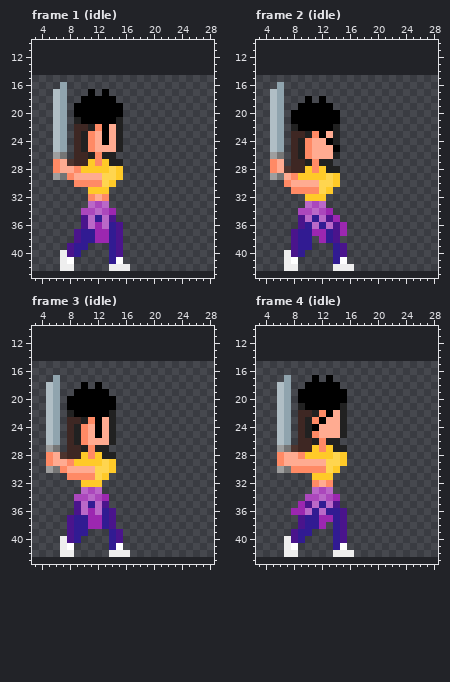
A pixel-art file gets an edit: assets/characters/sam.aseprite. Above, as it was before the edit.
26x28 pixels, 8 frames. Colours within 5 levels of each other are drawn and written as one. Shown: frame 1 (idle): x 3..28, y 10..43; frame 2 (idle): x 3..28, y 10..43; frame 3 (idle): x 3..28, y 10..43; frame 4 (idle): x 3..28, y 10..43. The old version is drawn lined up with the new one, on the new canvas. The commit also changed other frames, which this record leaves out.
The result:
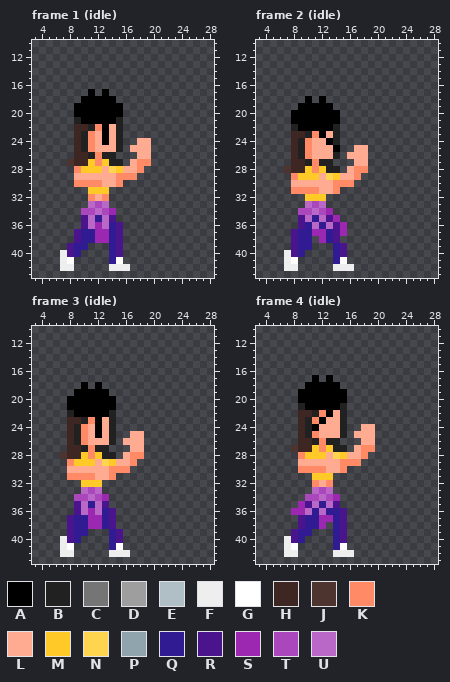
Palette (. is transparent): A #000000  B #212121  C #757575  D #9e9e9e  E #b0bec5  F #eeeeee  G #ffffff  H #3e2723  J #4e342e  K #ff8a65  L #ffab91  M #ffca28  N #ffd54f  P #90a4ae  Q #311b92  R #4a148c  S #9c27b0  T #ab47bc  U #ba68c8
Diff:
canvas 26x28 -> 36x44, the old top-left corner now at 3,15
--- frame 1 (idle)
@@ x 4..21 @@
 15 ..................
-16 ...P..............
-17 ..EP...A.A........
-18 ..EP..AAAAA.......
-19 ..EP.AAAAAAA......
-20 ..EP.AAAAAAA......
-21 ..EP.BAAAAAB......
-22 ..EP.HHBKALB......
-23 ..EP.HBKLALB......
-24 ..EP.HBKLALB......
-25 ..EP.HBKLLLB......
-26 ..DC.HHBKBB.......
-27 ..KLJHHMKMBB......
-28 ..KLLKMMMMNM......
-29 ..DCKLLLLNNM......
-30 .....KKKKNM.......
+16 ..................
+17 .......A.A........
+18 ......AAAAA.......
+19 .....AAAAAAA......
+20 .....AAAAAAA......
+21 .....BAAAAAB......
+22 .....HHBKALB......
+23 .....HBKLALB......
+24 .....HBKLALB..LL..
+25 .....HBKLLLB.LLL..
+26 .....HHBKBB...LL..
+27 ....JHHMKMBB.LKK..
+28 .....KMMMLNMLLK...
+29 .....LLLLLLKKK....
+30 .....KKKKLLK......
 31 .......MMM........
--- frame 2 (idle)
@@ x 3..20 @@
 15 ..................
-16 ...P..............
-17 ..EP..............
-18 ..EP...A.A........
-19 ..EP..AAAAA.......
-20 ..EP.AAAAAAA......
-21 ..EP.AAAAAAA......
-22 ..EP.BAAAAAB......
-23 ..EP.HHBKALB......
-24 ..EP.HBKLLAB......
-25 ..EP.HBKLLLA......
-26 ..DC.HBKLLLB......
-27 ..KL.HHBKBB.......
-28 ..KLJHHMKMBB......
-29 ..DCLKMMMMNM......
-30 ....KLLLLNNM......
-31 .....KKKKNM.......
+16 ..................
+17 ..................
+18 .......A.A........
+19 ......AAAAA.......
+20 .....AAAAAAA......
+21 .....AAAAAAA......
+22 .....BAAAAAB......
+23 .....HHBKALB......
+24 .....HBKLLAB......
+25 .....HBKLLLA..LL..
+26 .....HBKLLLB.LLL..
+27 .....HHBKBB...LL..
+28 ....JHHMKMBB.LKK..
+29 .....KMMMLNMLLK...
+30 .....LLLLLLKKK....
+31 .....KKKKLLK......
 32 .......MMM........
--- frame 3 (idle)
@@ x 3..20 @@
 16 ..................
-17 ...P..............
-18 ..EP...A.A........
-19 ..EP..AAAAA.......
-20 ..EP.AAAAAAA......
-21 ..EP.AAAAAAA......
-22 ..EP.BAAAAAB......
-23 ..EP.HHBKALB......
-24 ..EP.HBKLALB......
-25 ..EP.HBKLALB......
-26 ..EP.HBKLLLB......
-27 ..DC.HHBKBB.......
-28 ..KLJHHMKMBB......
-29 ..KLLKMMMMNM......
-30 ..DCKLLLLNNM......
-31 .....KKKKNM.......
+17 ..................
+18 .......A.A........
+19 ......AAAAA.......
+20 .....AAAAAAA......
+21 .....AAAAAAA......
+22 .....BAAAAAB......
+23 .....HHBKALB......
+24 .....HBKLALB......
+25 .....HBKLALB..LL..
+26 .....HBKLLLB.LLL..
+27 .....HHBKBB...LL..
+28 ....JHHMKMBB.LKK..
+29 .....KMMMLNMLLK...
+30 .....LLLLLLKKK....
+31 .....KKKKLLK......
 32 .......MMM........
--- frame 4 (idle)
@@ x 4..21 @@
 16 ..................
-17 ...P...A.A........
-18 ..EP..AAAAA.......
-19 ..EP.AAAAAAA......
-20 ..EP.AAAAAAA......
-21 ..EP.BAAAAAB......
-22 ..EP.HHBKALB......
-23 ..EP.HBKALLB......
-24 ..EP.HBALLLB......
-25 ..EP.HBKLLLB......
-26 ..EP.HHBKBB.......
-27 ..DCJHHMKMBB......
-28 ..KLLKMMMMNM......
-29 ..KLLLLLLNNM......
-30 ..DCKKKKKNM.......
+17 .......A.A........
+18 ......AAAAA.......
+19 .....AAAAAAA......
+20 .....AAAAAAA......
+21 .....BAAAAAB......
+22 .....HHBKALB......
+23 .....HBKALLB......
+24 .....HBALLLB..LL..
+25 .....HBKLLLB.LLL..
+26 .....HHBKBB...LL..
+27 ....JHHMKMBB.LKK..
+28 .....KMMMLNMLLK...
+29 .....LLLLLLKKK....
+30 .....KKKKLLK......
 31 .......MMM........
